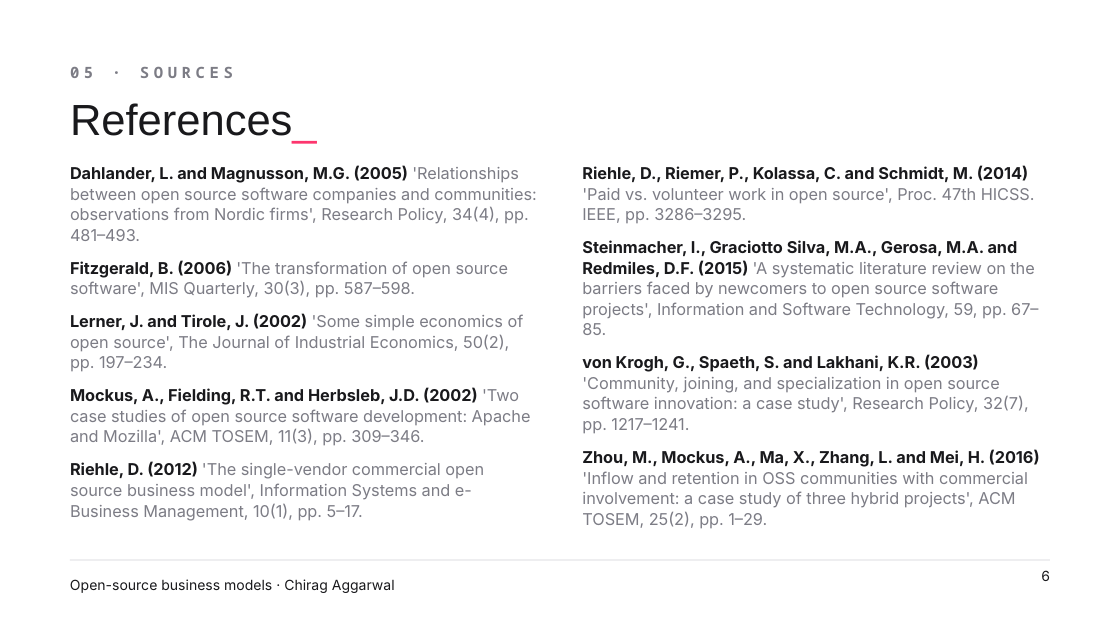
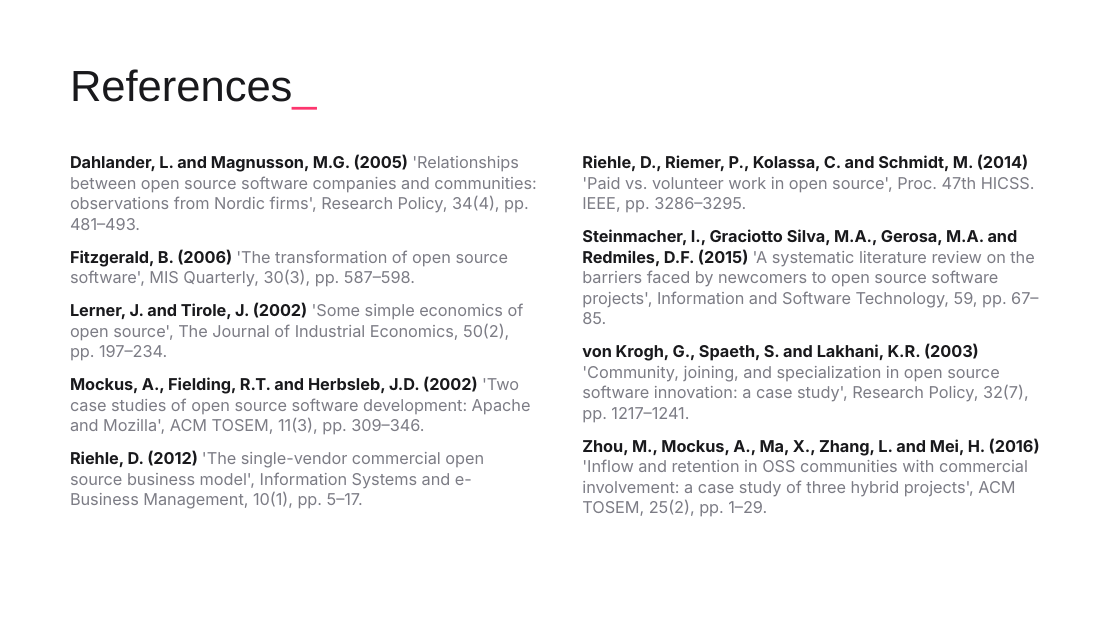
Before and after one commit to ChiragAgg5k/ul-university-notes, a slide deck: slide 6 of 2026-27/SEM1/CS5707 - SE Development Paradigms/Presentation/CS5707 Presentation - Chirag Aggarwal.pptx. Drawn at 1120x630 pixels with LibreOffice and Linux fonts; fonts in the diff are those of the drawing; background and template pictures are left out. Boxes give left, top, right and bottom in pixels: in the first picture for what was removed or moved away, otherwise in the second. Text is boxed around its words. In the diff, an @@ line names an element or a change of style, - is before the commit and + after.

```diff
--- a/2026-27/SEM1/CS5707 - SE Development Paradigms/Presentation/CS5707 Presentation - Chirag Aggarwal.pptx
+++ b/2026-27/SEM1/CS5707 - SE Development Paradigms/Presentation/CS5707 Presentation - Chirag Aggarwal.pptx
@@ title "References_": place and size @@
-title "References_" at (70, 103, 317, 144)
+title "References_" at (70, 69, 317, 110)
@@ text removed at (70, 67, 233, 78) @@
-05 · SOURCES
@@ text "Dahlander, L. and Magnusson, M.G. ...": place and size @@
-text "Dahlander, L. and Magnusson, M.G. ..." at (70, 166, 536, 521)
+text "Dahlander, L. and Magnusson, M.G. ..." at (70, 155, 536, 509)
@@ text "Riehle, D., Riemer, P., Kolassa, ...": place and size @@
-text "Riehle, D., Riemer, P., Kolassa, ..." at (582, 166, 1040, 529)
+text "Riehle, D., Riemer, P., Kolassa, ..." at (582, 155, 1040, 517)
@@ line removed from (69, 560) to (1051, 560) @@
@@ text removed at (70, 579, 395, 593) @@
-Open-source business models · Chirag Aggarwal
@@ page number removed at (1041, 570, 1050, 581) @@
-6
```
Also in this commit, not shown: 4 other slides changed.
